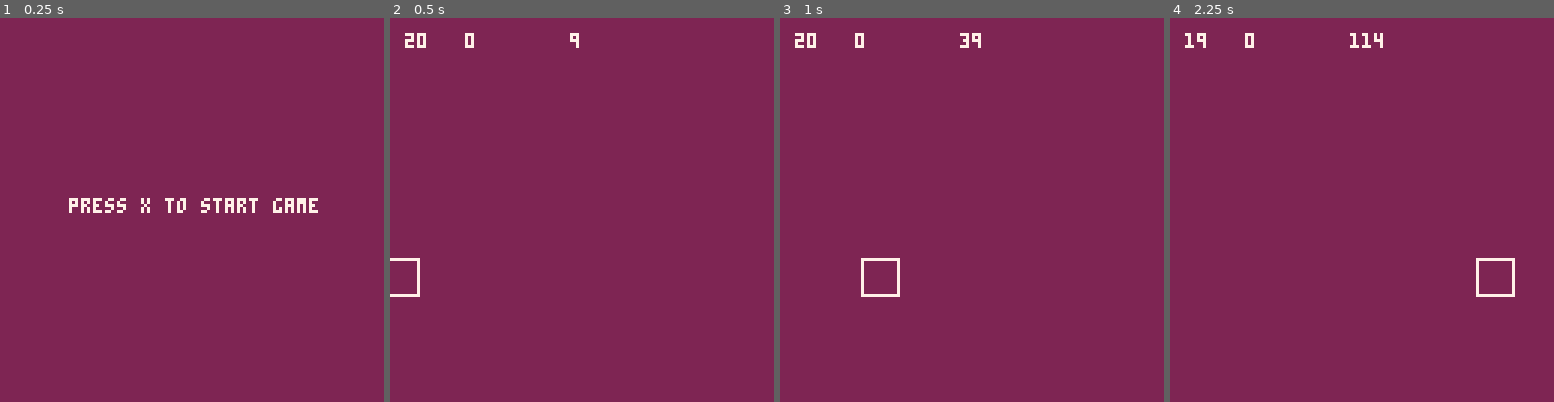
Above: before the commit, frames 1-4 (left to right).
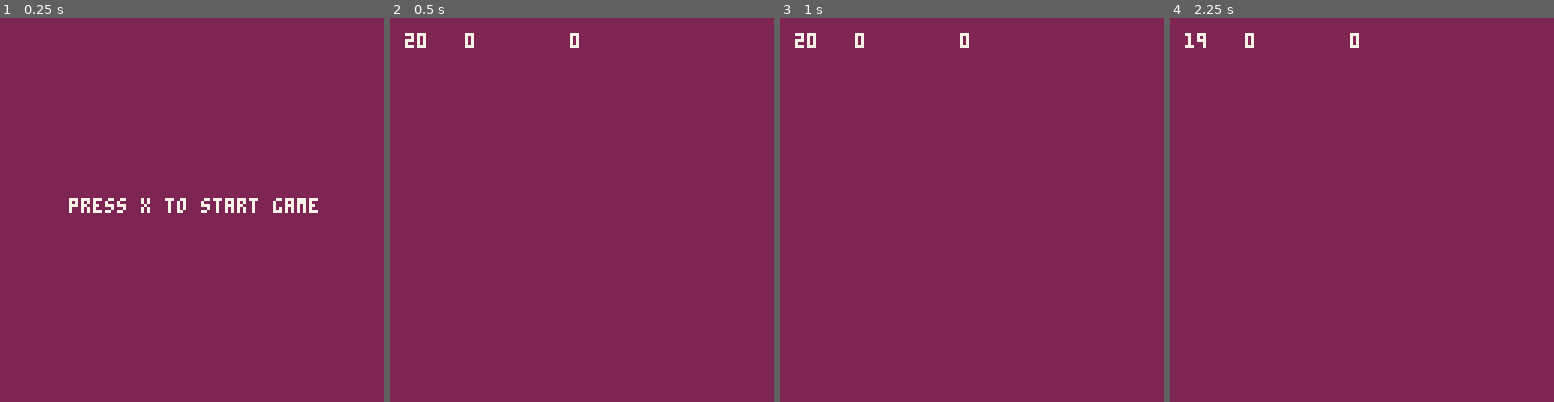
Above: after the commit, the same moments.

Repository: Dropboy/musical_fruit
Game: PICO-8 cartridge musical_fruit.p8
The game is run twice, just before and just after one commit, with the same random seed, the same clock (stepped at 60 frames per second) and the same inputs.
Inputs:
- Up to frame 1 (0.25 s): no input
- Up to frame 2 (0.5 s): tap X (X key) at 0.33 s
- Up to frame 3 (1 s): no input
- Up to frame 4 (2.25 s): tap X (X key) at 1.07, 1.85 s

Frame 1 is identical in both runs. In frame 2, 0.2% of the frame differs, in the area x 0-49%, y 5-73%; in frame 3, 0.4%; in frame 4, 0.5%, in the area x 46-90%, y 3-73%.

Commit message:
Update musical_fruit.p8
Working on building beat creation function

Diff:
--- a/musical_fruit.p8
+++ b/musical_fruit.p8
@@ -6,6 +6,7 @@
 local buttpress = false
 local mode = "start"
 
+level = "bxbxbx"
 
 function _init()
  music(0)
@@ -14,8 +15,36 @@
  beat.y = 80
  beat.dx = 0
  beat.dy = 15
+ beat.alive = true
+ beat.gap = 0
+ score = 0
 
- score = 0
+ build_beat(level)
+end
+
+function build_beat(lvl)
+
+local i,j,o,chr,last
+ beat_x={}
+ beat_y={}
+ beat_v={}
+ j = 0
+
+ if mode == "game" then
+  for i = 1,4 do
+
+   j+=1
+
+   chr=sub(lvl,i,i)
+
+   if chr == "b" then
+    last = "b"
+    add(beat_x, 4 + ( (j-1) % 11 ) * (beat_w + 2 ) )
+    add(beat_y, 30 + flr ( (j-1) / 11 ) * ( beat_h + 2 ) )
+    add(beat_v,true)
+   end
+  end
+ end
 end
 
 function _update60()
@@ -60,8 +89,9 @@
 
 function update_game()
 
- if buttpress == true and beat.dx == 60 then
+ if buttpress == true and beat.dx == 66 then
   score += 1
+  beat.alive = false
  end
  -- beat animation looping
  if beat.dx < 140 then
@@ -82,15 +112,19 @@
 end
 
 function draw_game()
+  j=0
+
  cls(2)
  print(flr(timer),5,5,7)
  print(score,25,5,7)
- print(beat.dx,60,5,7)
- draw_beat()
+ print(j,60,5,7)
 end
 
-function draw_beat()
- rect(beat.x+beat.dx,beat.y,(beat.x+12)+beat.dx,beat.y+12,7)
+function draw_beat(x,y)
+ if beat.alive == true then
+   rect((beat.x+beat.dx),beat.y,beat.x+beat.dx,beat.y+12,7)
+ else
+ end
 end
 
 function draw_gameover()
